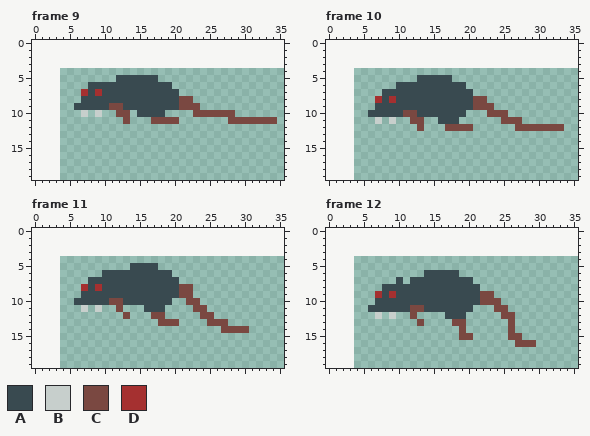
Edited in one commit: pixel-art file (aseprite/rat_jump.aseprite). The picture above is the old version.
32x16 pixels, 15 frames. Shown: frame 9, frame 10, frame 11, frame 12. The old version is drawn lined up with the new one, on the new canvas. The commit also changed other frames, which this record leaves out.
Palette (. is transparent): A #394a50  B #c7cfcc  C #7a4841  D #a53030
Pixels before, frame 9, first column x 6:
 5 ......AAAAAA.................
 6 ..AAAAAAAAAAAA...............
 7 .DADAAAAAAAAAAA..............
 8 .AAAAAAAAAAAAAACC............
 9 AAAAACCAAAAAAAACCC...........
10 .B.B..CC.AAAA....CCCCCC......
11 .......C...CCCC.......CCCCCCC
Pixels before, frame 10, first column x 6:
 5 .......AAAAA................
 6 ....AAAAAAAAAA..............
 7 ..AAAAAAAAAAAAA.............
 8 .DADAAAAAAAAAAACC...........
 9 .AAAAAAAAAAAAAACCC..........
10 AAAAACCAAAAAAA...CCC........
11 .B.B..CC..AAA......CCC......
12 .......C...CCCC......CCCCCCC
Pixels before, frame 11, first column x 6:
 5 ........AAAA.............
 6 ....AAAAAAAAAA...........
 7 ..AAAAAAAAAAAAA..........
 8 .DADAAAAAAAAAAACC........
 9 .AAAAAAAAAAAAAACC........
10 AAAAACCAAAAAAA..CC.......
11 .B.B..C...AAA....CC......
12 .......C...CC.....CC.....
13 ............CCC....CCC...
14 .....................CCCC
Pixels before, frame 12, first column x 6:
 6 ........AAAAA...........
 7 ....A.AAAAAAAAA.........
 8 ..AAAAAAAAAAAAAA........
 9 .DADAAAAAAAAAAAACC......
10 .AAAAAAAAAAAAAAACCC.....
11 AAAAAACCAAAAAAA...CC....
12 .B.B..C....AAA.....CC...
13 .......C....CC......C...
14 .............C......C...
15 .............CC.....CC..
16 .....................CCC
Once edited:
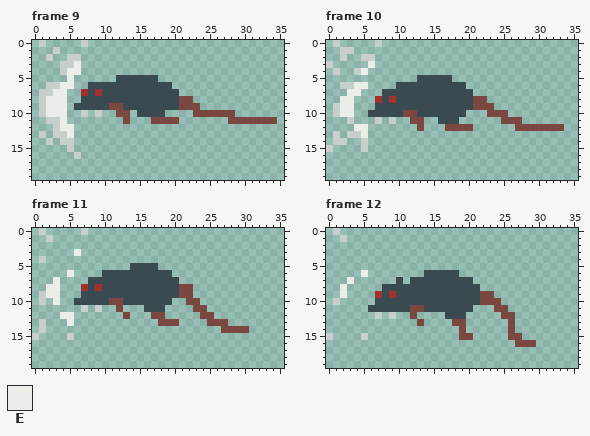
Colours new in this view: E #ebede9
From old to new:
canvas 32x16 -> 36x20, the old top-left corner now at 4,4
Changed rows in their new state; - is an unchanged pixel.
Frame 9:
first column x 1:
 0 B-----B
 1 --B----
 2 -B--BB-
 3 ---BBE-
 4 ---BEE-
 5 ----E--
 6 -BBEE--
 7 BBEE---
 8 BEEE---
 9 BEEE---
10 BEEE---
11 -BBE---
12 --BEE--
13 B-BBE--
14 -B-BB--
15 ----B--
16 -----B-
Frame 10:
first column x 0:
 0 -B-----B
 1 --BB----
 2 --B--BB-
 3 B-----E-
 4 -B--BE--
 6 --BBEE--
 7 ---EE---
 8 --EE----
 9 -BEE----
10 -BEE----
11 ---B----
12 ----EE--
13 -B-BBE--
14 -BB--B--
15 B----B--
Frame 11:
first column x 0:
 0 -B-----B
 1 --B-----
 3 ------E-
 4 -B------
 6 -----E--
 7 ---E----
 8 --EE----
 9 -BEE----
10 -B-E----
12 ----EE--
13 -B---E--
14 -B------
15 B----B--
Frame 12:
first column x 1:
 0 B-
 1 -B
first column x 1:
 6 ----E
 7 --E--
 8 -E---
 9 -E---
10 B----
first column x 0:
15 B----B
